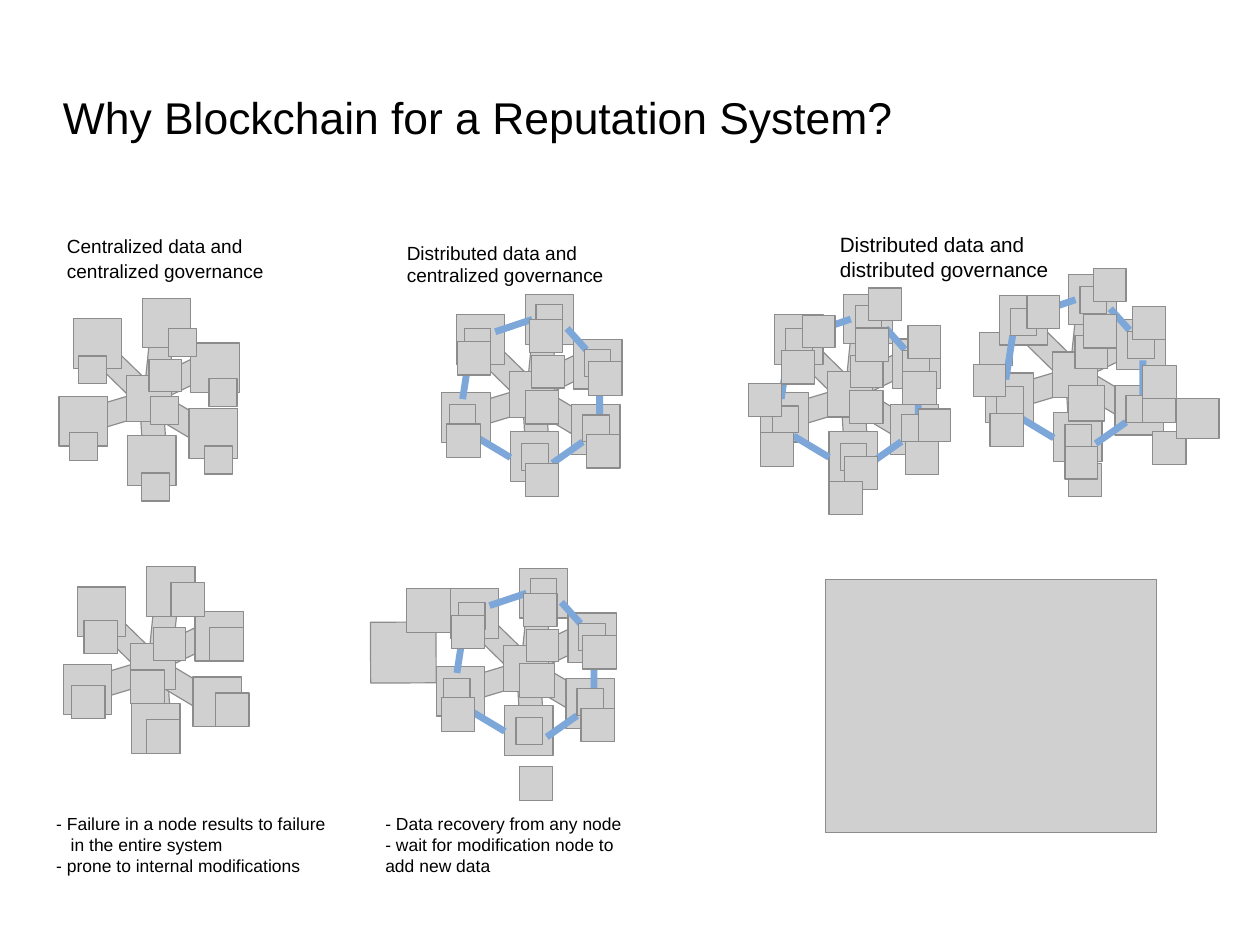
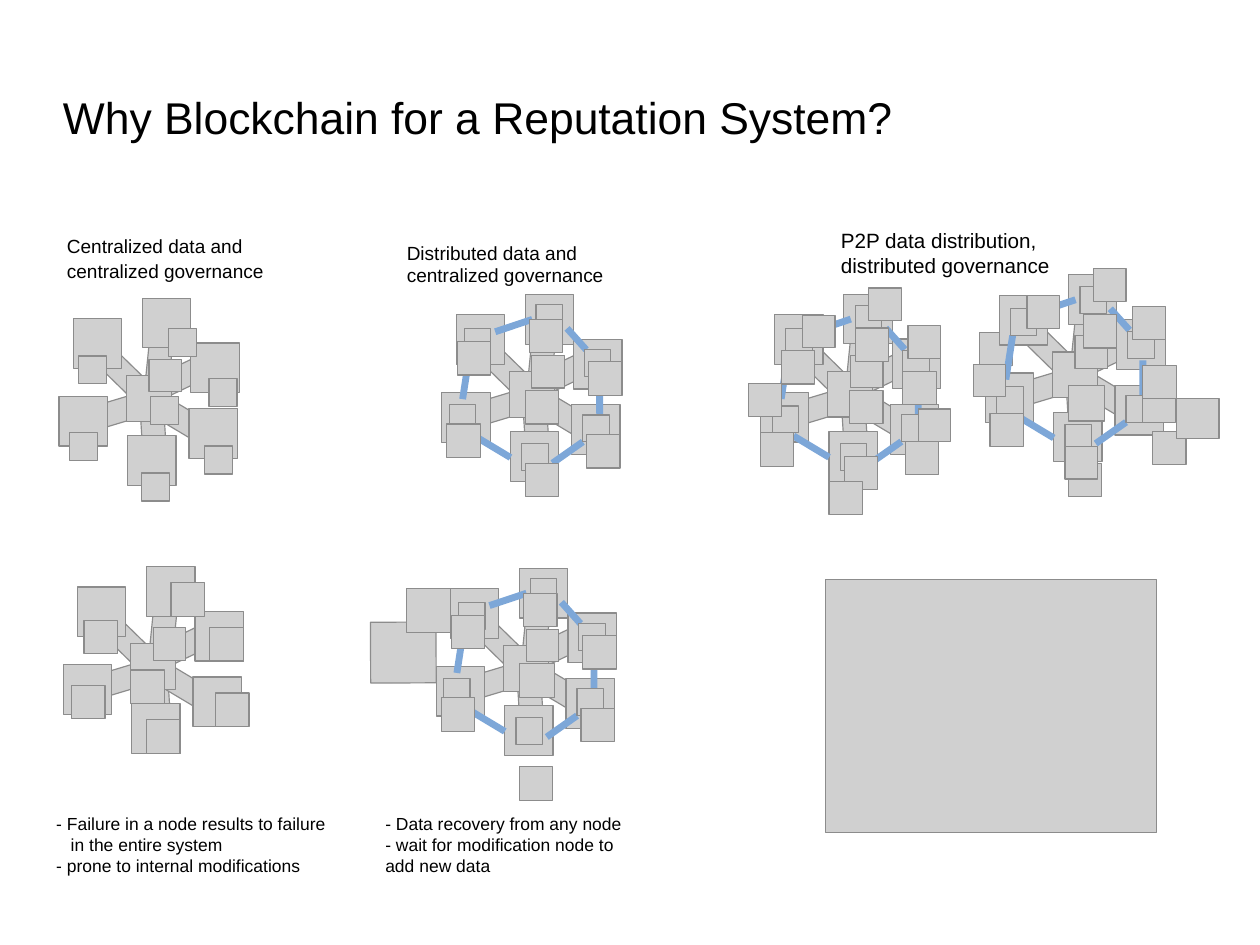
Before and after one commit to s2-t2/blockchain_reputation_system, a slide deck: slide 6 of documents/Presentation/Presentation.odp. Drawn at 1260x945 pixels with LibreOffice and Linux fonts; fonts in the diff are those of the drawing; grey boxes stand for pictures; background and template pictures are left out. Boxes give left, top, right and bottom in pixels: in the first picture for what was removed or moved away, otherwise in the second. Text is boxed around its words. In the diff, an @@ line names an element or a change of style, - is before the commit and + after.

```diff
--- a/documents/Presentation/Presentation.odp
+++ b/documents/Presentation/Presentation.odp
@@ text at (841, 233, 1050, 278): text changed @@
-Distributed data and distributed governance
+P2P data distribution, distributed governance
```
Also in this commit, not shown: 2 other slides changed, 3 other files.
